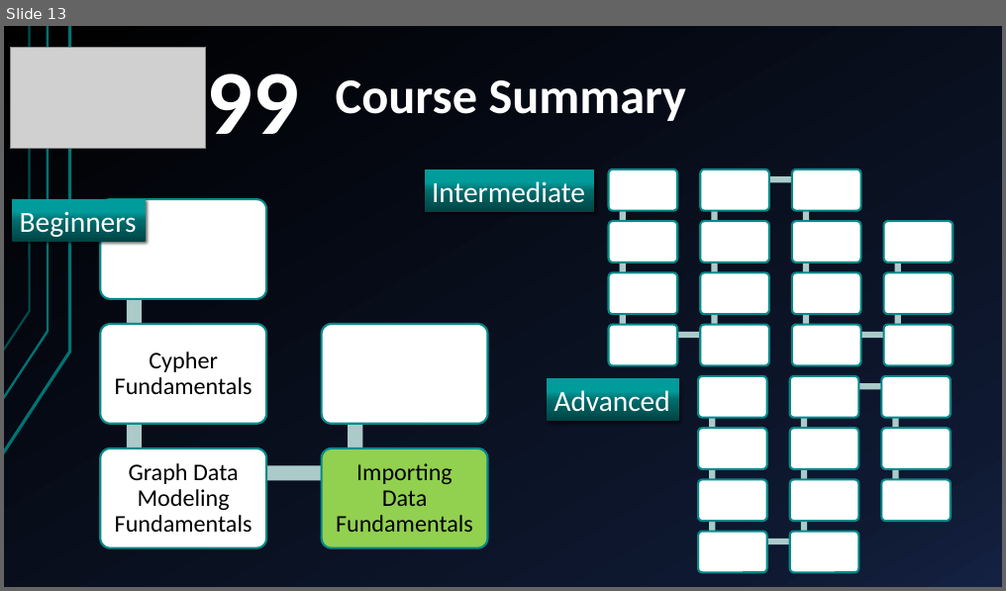
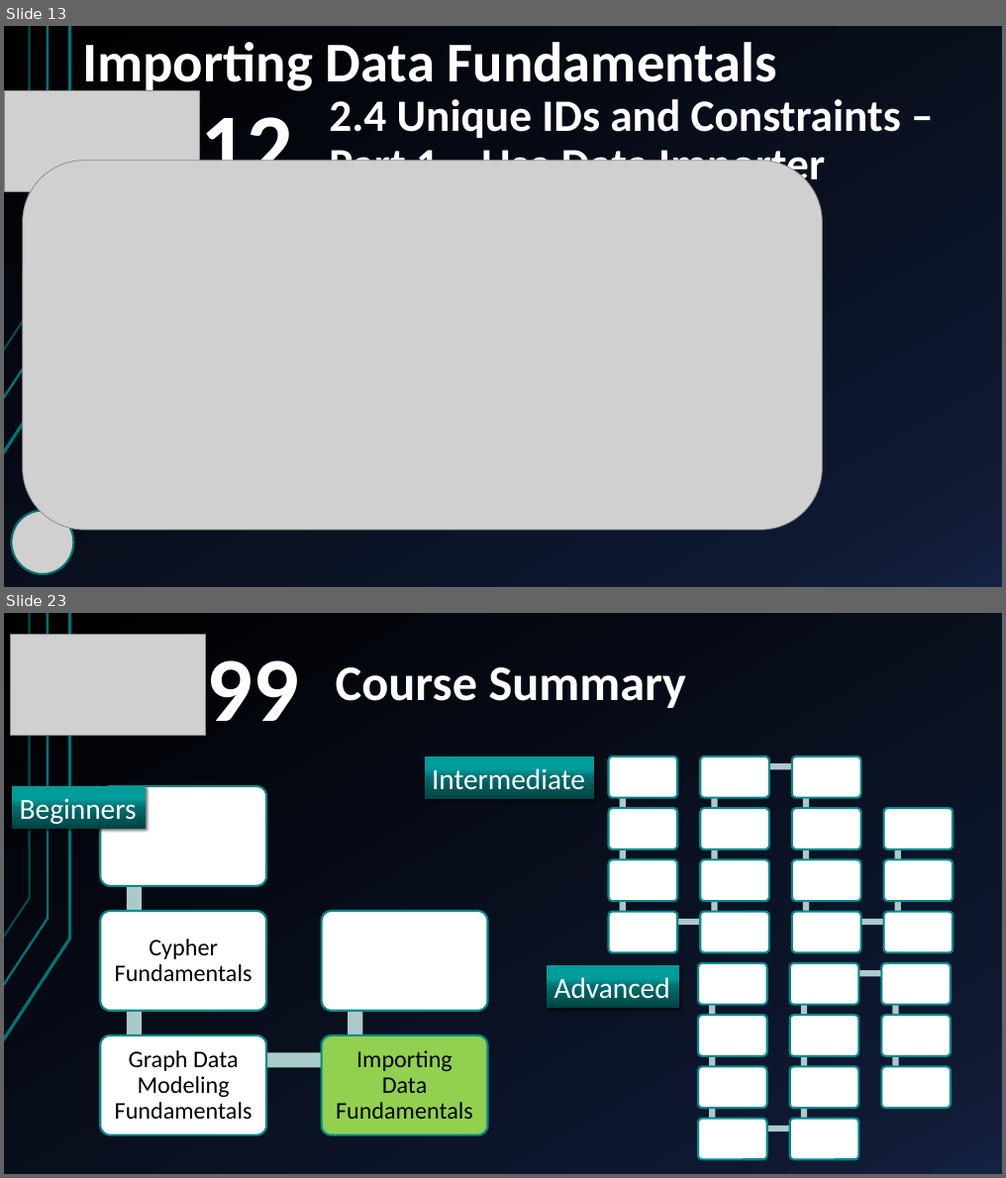
Before and after one commit to yasenstar/learn_graphdb, a slide deck: neo4j/import_data_fundamentals/Importing_Data_Fundamentals.pptx. Shown one above the other, each under a label of ours: slide 13 before the commit, slides 13 and 23 after it; the slides between them are not shown. The pictures are 1006x591 and 1006x1178 pixels, drawn with LibreOffice and Linux fonts; fonts in the diff are those of the drawing; grey boxes stand for pictures. Boxes give left, top, right and bottom in pixels: in the first picture for what was removed or moved away, otherwise in the second. Text is boxed around its words. In the diff, an @@ line names an element or a change of style, - is before the commit and + after.

```diff
--- a/neo4j/import_data_fundamentals/Importing_Data_Fundamentals.pptx
+++ b/neo4j/import_data_fundamentals/Importing_Data_Fundamentals.pptx
@@ slide 13 added at <box>4,26,1002,587</box>, background gradient #000000 to #0F1931 to #142242; not listed: 3 template elements that a slide beside it also shows @@
@@ text added at <box>82,42,777,94</box>, 54 pt, text #FFFFFF, bold @@
+Importing Data Fundamentals
@@ picture added at <box>4,90,199,192</box> @@
@@ text added at <box>200,101,293,161</box>, 88 pt, text #FFFFFF, bold @@
+12
@@ title added at <box>329,99,901,190</box>, 43.2 pt, text #FFFFFF, bold @@
+2.4 Unique IDs and Constraints – Part 1 – Use Data Importer
@@ picture added at <box>23,160,823,530</box> @@
@@ picture added at <box>12,511,73,574</box> @@
@@ what was slide 13 is now slide 23 @@
```
Also in this commit, not shown: 9 other slides added, 2 other files.
